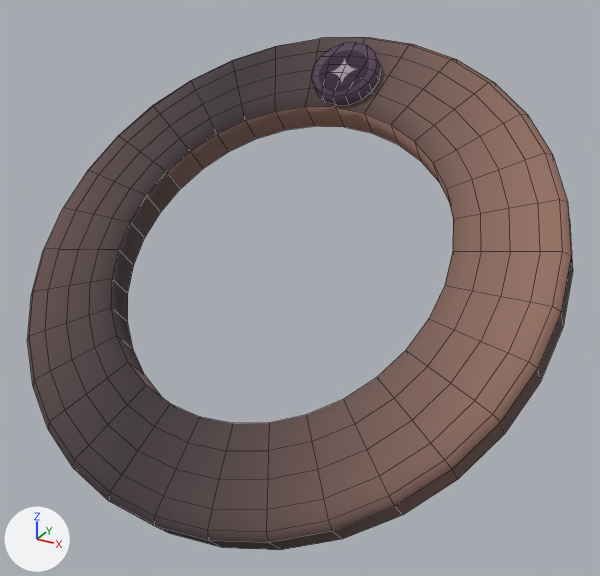
An edit to the FBX model Assets/Imports/Schijf2.fbx, drawn before and after from the same camera.
Rendered twice from a camera (50 mm lens) standing at (-1.3, -1.021, 1.886) and looking at (-1.87, 0.016, 1.367). Arrows for +X, +Y and +Z are at lower left; the lights stay in place. Mesh edges are drawn as thin lines.
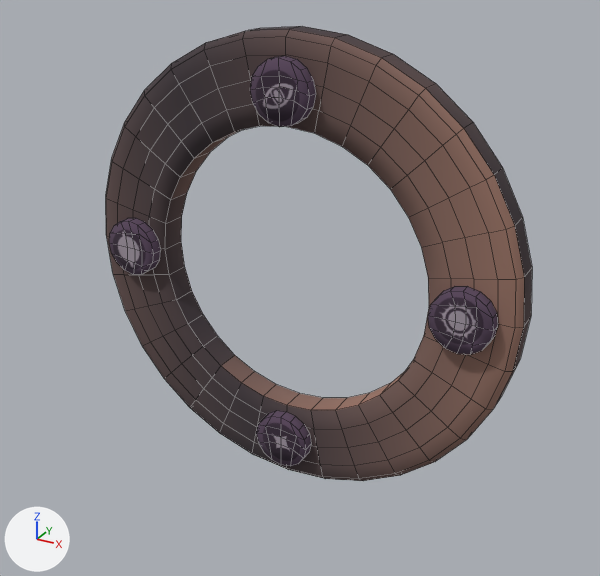
The change in detail:
me_cylinder_006 is used by ob_cylinder_003; location (-1.9, 0.0, 1.413); scale (0.648, 0.648, 0.648).
me_cylinder_006 had 297 vertices, 256 faces and spanned x -0.66..0.66, y -0.514..0.527, z -0.462..0.458.
me_cylinder_006 now has 420 vertices, 352 faces and spans x -0.373..0.373, y -0.045..0.024, z -0.371..0.374.
me_cylinder_006 part 1: the loose piece of 256 vertices spanning x -0.66..0.66, y -0.514..0.527, z -0.462..0.458 is multiplied about the mesh origin by the matrix ((0.565, 0.003, 0.002), (0.0, 0.371, -0.426), (-0.004, 0.426, 0.371)).
me_cylinder_006 part 2: the loose piece of 41 vertices spanning x -0.086..0.086, y 0.272..0.423, z 0.313..0.454 is turned 48.9 degrees about the x axis through its middle and scaled by 0.565, then moved by (0.002, -0.382, -0.093).
me_cylinder_006 part 3: the loose piece of 41 vertices spanning x -0.086..0.086, y 0.272..0.423, z 0.313..0.454 is copied, and the copy is multiplied about the mesh origin by the matrix ((-0.004, 0.426, 0.371), (0.0, 0.371, -0.426), (-0.565, -0.003, -0.002)); it spans x 0.243..0.34, y -0.045..-0.024, z -0.051..0.046.
me_cylinder_006 part 4: a new loose piece of 41 vertices spanning x -0.051..0.047, y -0.045..-0.024, z -0.344..-0.246, in mat_matt_schijf2 (picture img_schijf2_png).
me_cylinder_006 part 5: a new loose piece of 41 vertices spanning x -0.343..-0.245, y -0.045..-0.024, z -0.048..0.05, in mat_matt_schijf2 (picture img_schijf2_png).
Object 'Cylinder.003' (ob_cylinder_003) is rescaled from (0.648, 0.648, 0.648) to (1.0, 1.0, 1.0).
Object 'Cylinder.003' (ob_cylinder_003) moves from (-1.9, 0.0, 1.413) to (-1.9, 0.05, 1.375).

Location of each change, [x1, y1, x2, y2] in pixels of the pictures (600 x 576 px; the box of a moved part takes in the faces that stretch with it):
'Cylinder.003', reshaped, moved, rescaled (22% narrower, 11% shorter)
    before: [27, 37, 573, 550]
    after: [106, 26, 532, 481]
part 1 of me_cylinder_006, moved or reshaped
    before: [27, 37, 573, 550]
    after: [106, 26, 532, 481]
part 2 of me_cylinder_006, moved or reshaped
    before: [311, 42, 381, 105]
    after: [250, 56, 316, 127]
part 3 of me_cylinder_006, added
    after: [428, 286, 498, 354]
part 4 of me_cylinder_006, added
    after: [256, 411, 311, 466]
part 5 of me_cylinder_006, added
    after: [109, 218, 161, 275]
